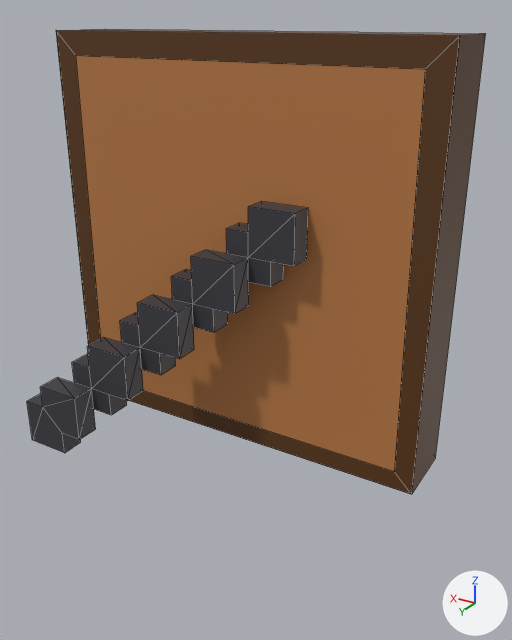
Renders of the FBX model OperationCoffeeShop/Assets/Art and Design/Models/PhotoFrame.fbx from each side of a commit.
The view is the same before and after, from a camera (50 mm lens) standing at (-0.0177, 0.0262, 0.0176) and looking at (-0.003, 0.0018, 0.0054). The axes (+X, +Y, +Z) are drawn at lower right. The lights are the same throughout. Mesh edges are drawn as thin lines. Where no turn or scale is listed for an object, it has been applied to the vertices. Vertices at the same position are counted once.

The first picture shows 'Holder', 'PhotoFrame'.
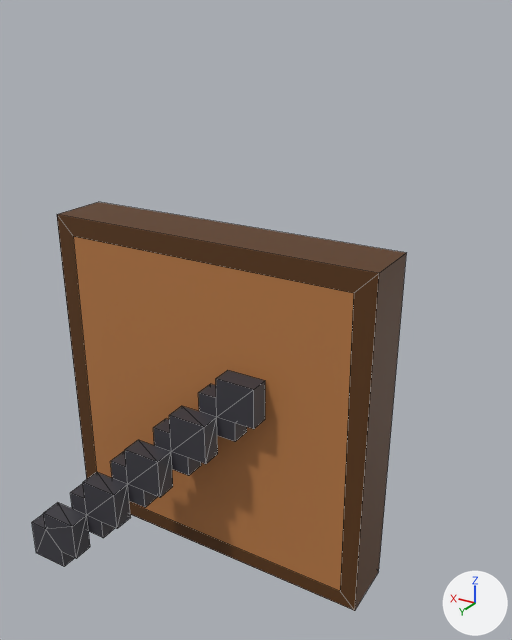
What differs and where, as boxes (x1, y1, x2, y2) in the pictures (512 x 640 px; the box of a moved part takes in the faces that stretch with it):
'PhotoFrame', reshaped, moved (13% narrower, 12% shorter)
    before: (56, 29, 486, 494)
    after: (32, 202, 406, 611)
'Holder', deleted
    before: (27, 201, 308, 453)
part 1 of me_mesh, moved or reshaped
    before: (75, 29, 486, 493)
    after: (57, 202, 406, 610)
part 2 of me_mesh, moved or reshaped
    before: (56, 30, 460, 494)
    after: (57, 215, 379, 611)
part 3 of me_mesh, added (black)
    after: (32, 370, 265, 567)

Edits to the bpy script that builds the scene:
```text
Change me_mesh:
    used by ob_photoframe; location = (-0.00203, 0.0015, 0.0)
    remove me_mesh.from_pydata(...)  # 36 vertices, 26 faces; spans x -0.009..0.008, y -0.0015..0.0015, z 0.0..0.017
    add me_mesh.from_pydata(...)  # 124 vertices, 122 faces; spans x -0.0085..0.0085, y -0.0012..0.0068, z -0.0085..0.0085
    me_mesh part 1: the loose piece of 24 vertices spanning x -0.009..0.008, y -0.0015..0.0015, z 0.0..0.017 is moved by (0.0005, 0.0003, -0.0085)
    me_mesh part 2: the loose piece of 8 vertices spanning x -0.009..0.008, y 0.0015, z 0.0..0.017 is moved by (0.0005, 0.0003, -0.0085)
    me_mesh part 3: a new loose piece of 88 vertices spanning x -0.0035..0.0075, y 0.0018..0.0068, z -0.0085..0.0025, in mat_texture_photoframe
Remove ob_holder:
    ob_holder = bpy.data.objects.new('Holder', me_mesh_001)
    ob_holder.location = (0.00402, 0.0, 0.0)
Change ob_photoframe:
    ob_photoframe.location: (-0.00203, 0.0015, 0.0) -> (0.0, 0.0, 0.0)
```
